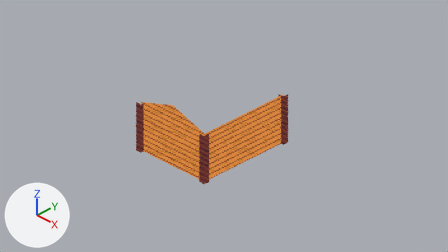
A saved change to the Blender file objects.blend.
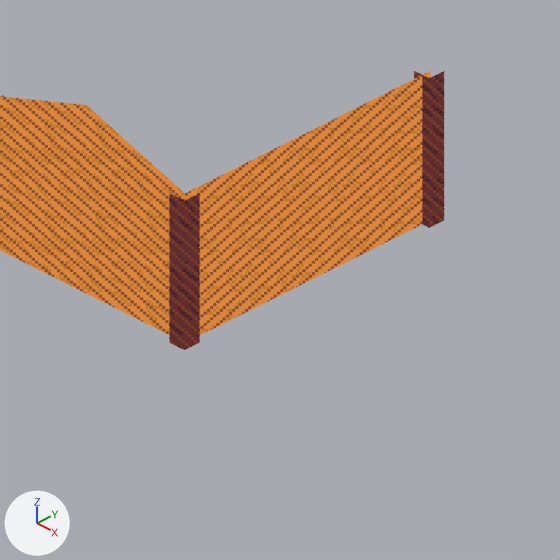
Each version is shown from the file's camera 'Camera', then close up on the part from 32% to 73% of the width and 28% to 100% of the height. Arrows for +X, +Y and +Z are at lower left; the lights stay in place. The same objects are shown in both versions, whatever each file hides.

In view in the first close-up: 'BasicHouse'.
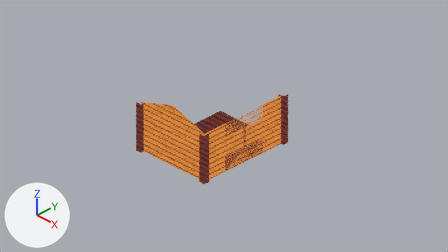
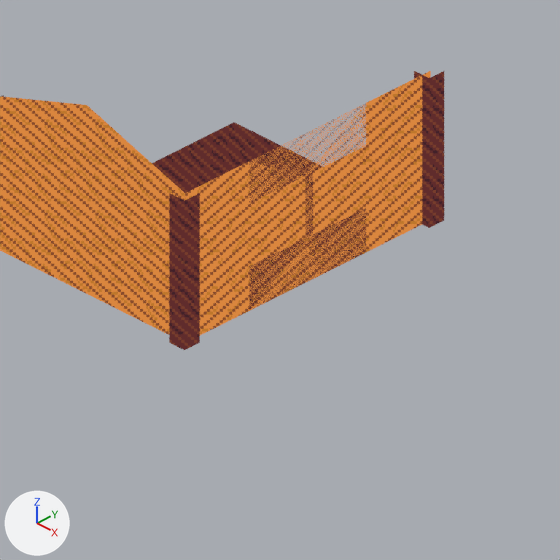
The change, as a list of edits to the scene's bpy script:
```text
Change me_cube:
    used by ob_basichouse; location = (0.0, 0.0, 0.0)
    verts and faces of me_cube; kept vertices keep their numbers, new ones are numbered from 34
    remove me_cube.from_pydata(...)  # 34 vertices, 20 faces; spans x -1.08..1.07, y -1.33..1.32, z -1.0..0.57
    add me_cube.from_pydata(...)  # 58 vertices, 30 faces; spans x -1.08..1.07, y -1.33..1.32, z -1.0..0.57
    me_cube part 1
    add verts[34] = (1.0, 1.25, -1.0)
    add verts[35] = (1.0, -1.25, -1.0)
    add verts[36] = (-1.0, 1.25, -1.0)  # pixel (234, 122)
    add verts[37] = (-1.0, -1.25, -1.0)
    add faces += [(34, 36, 37, 35)]
```

Where the change shows, as pixel boxes (x1, y1, x2, y2) in the close-ups (560 x 560 px):
part 1 of me_cube, added (brown): after (152, 122, 366, 310)
